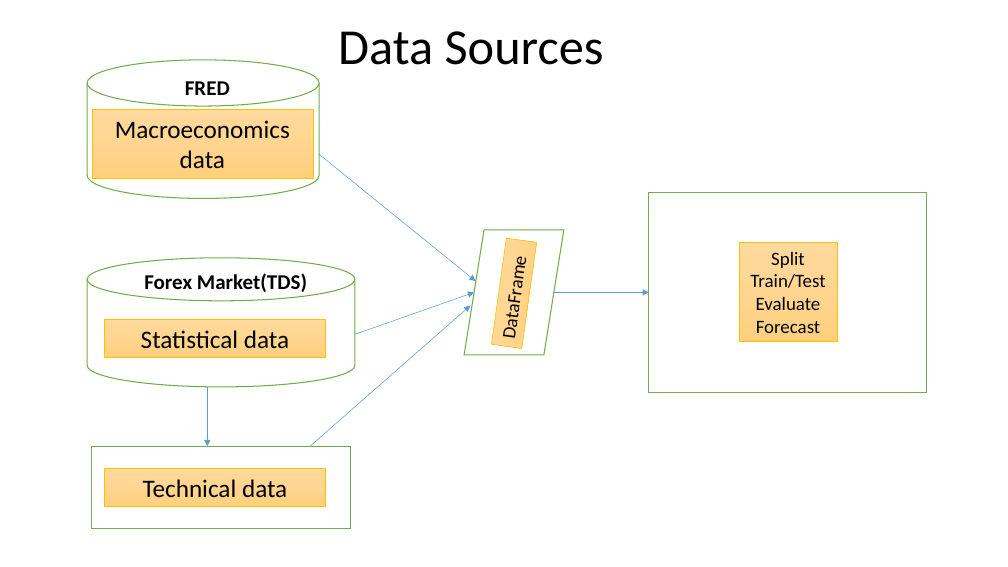
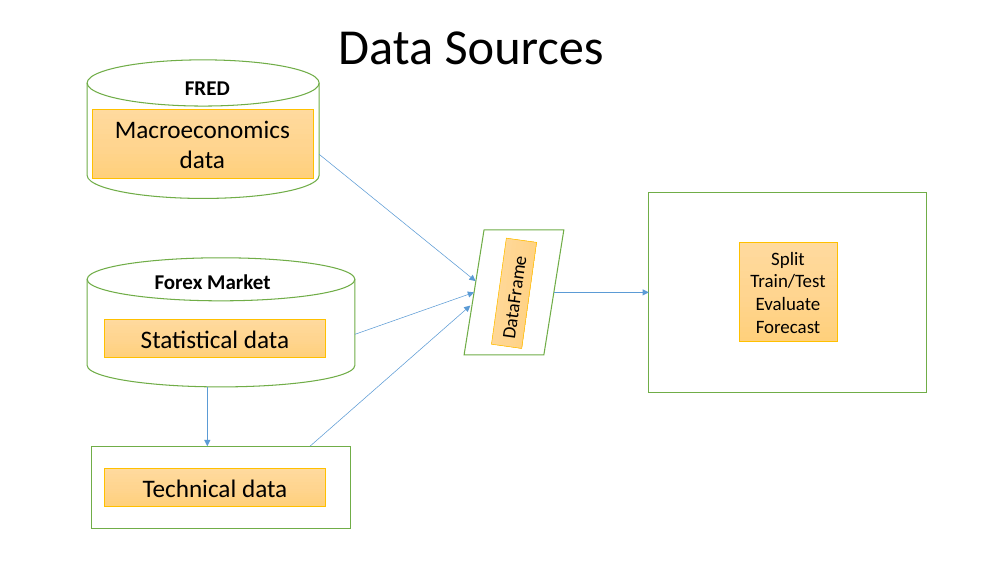
Before and after one commit to Akubue4U/PyProjects, a slide deck: slide 7 of MyBDAThesis/Akubue Simon - Thesis Presentation.pptx. Drawn at 1008x567 pixels with LibreOffice and Linux fonts; fonts in the diff are those of the drawing. Boxes give left, top, right and bottom in pixels: in the first picture for what was removed or moved away, otherwise in the second. Text is boxed around its words. In the diff, an @@ line names an element or a change of style, - is before the commit and + after.

```diff
--- a/MyBDAThesis/Akubue Simon - Thesis Presentation.pptx
+++ b/MyBDAThesis/Akubue Simon - Thesis Presentation.pptx
@@ text at bbox=[155, 274, 271, 289]: text changed @@
-Forex Market(TDS)
+Forex Market
```
Also in this commit, not shown: 18 other slides changed, 2 slides added, 2 other files.
